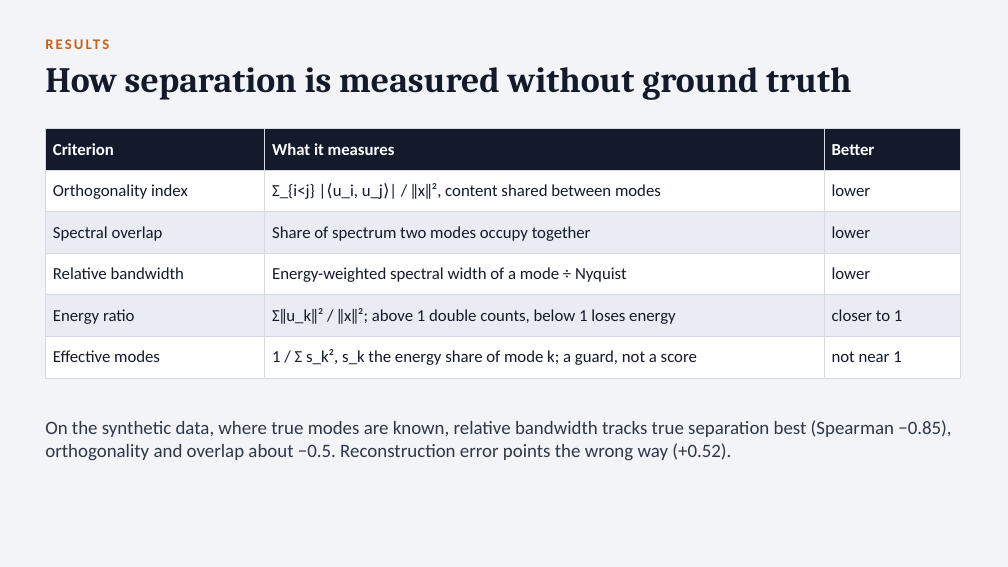
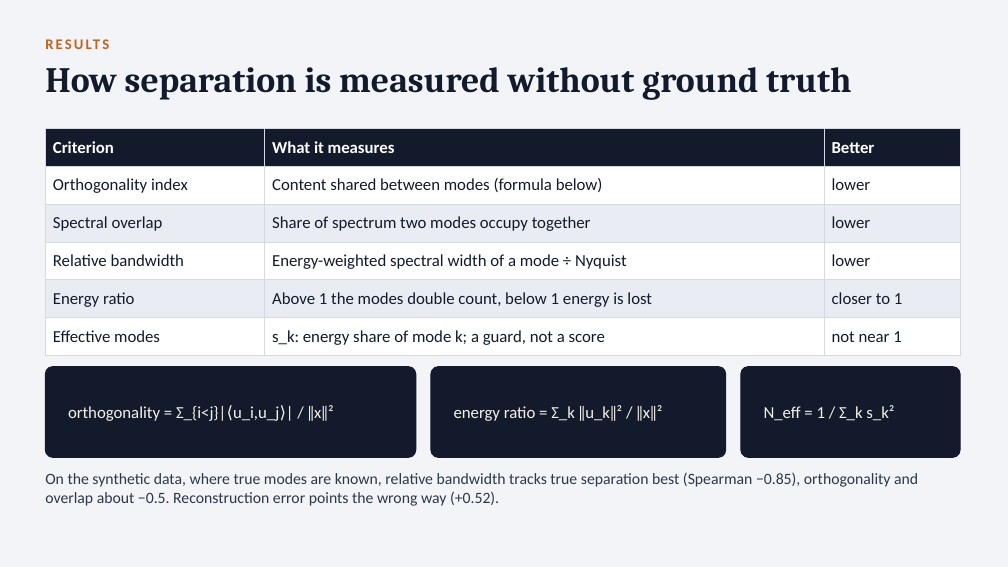
Before and after one commit to Aitzaz332/vmd-uvmd-comparison, a slide deck: slide 19 of VMD UVMD Comparison.pptx. Drawn at 1008x567 pixels with LibreOffice and Linux fonts; fonts in the diff are those of the drawing. Boxes give left, top, right and bottom in pixels: in the first picture for what was removed or moved away, otherwise in the second. Text is boxed around its words. In the diff, an @@ line names an element or a change of style, - is before the commit and + after.

```diff
--- a/VMD UVMD Comparison.pptx
+++ b/VMD UVMD Comparison.pptx
@@ table at (45,129,960,349) @@
-row 2, column 2: Σ_{i<j} |⟨u_i, u_j⟩| / ‖x‖², content shared between modes
+row 2, column 2: Content shared between modes (formula below)
-row 5, column 2: Σ‖u_k‖² / ‖x‖²; above 1 double counts, below 1 loses energy
+row 5, column 2: Above 1 the modes double count, below 1 energy is lost
-row 6, column 2: 1 / Σ s_k², s_k the energy share of mode k; a guard, not a score
+row 6, column 2: s_k: energy share of mode k; a guard, not a score
@@ rounded rectangle added at (45,367,416,457), fill #121A2B, outline #121A2B 1 pt @@
@@ rounded rectangle added at (431,367,726,457), fill #121A2B, outline #121A2B 1 pt @@
@@ rounded rectangle added at (741,367,960,457), fill #121A2B, outline #121A2B 1 pt @@
@@ text added at (68,405,334,421), 16 pt, text #F4F1EA @@
+orthogonality = Σ_{i<j}|⟨u_i,u_j⟩| / ‖x‖²
@@ text added at (454,405,662,421), 16 pt, text #F4F1EA @@
+energy ratio = Σ_k ‖u_k‖² / ‖x‖²
@@ text added at (764,405,894,421), 16 pt, text #F4F1EA @@
+N_eff = 1 / Σ_k s_k²
@@ text "On the synthetic data, where ...": place and size @@
-text "On the synthetic data, where ..." at (45,420,951,461)
+text "On the synthetic data, where ..." at (45,473,918,506)
@@ text "On the synthetic data, where ..." at (45,473,918,506): size 18 to 15 pt @@
```
Also in this commit, not shown: 6 other slides changed, 1 other file.
